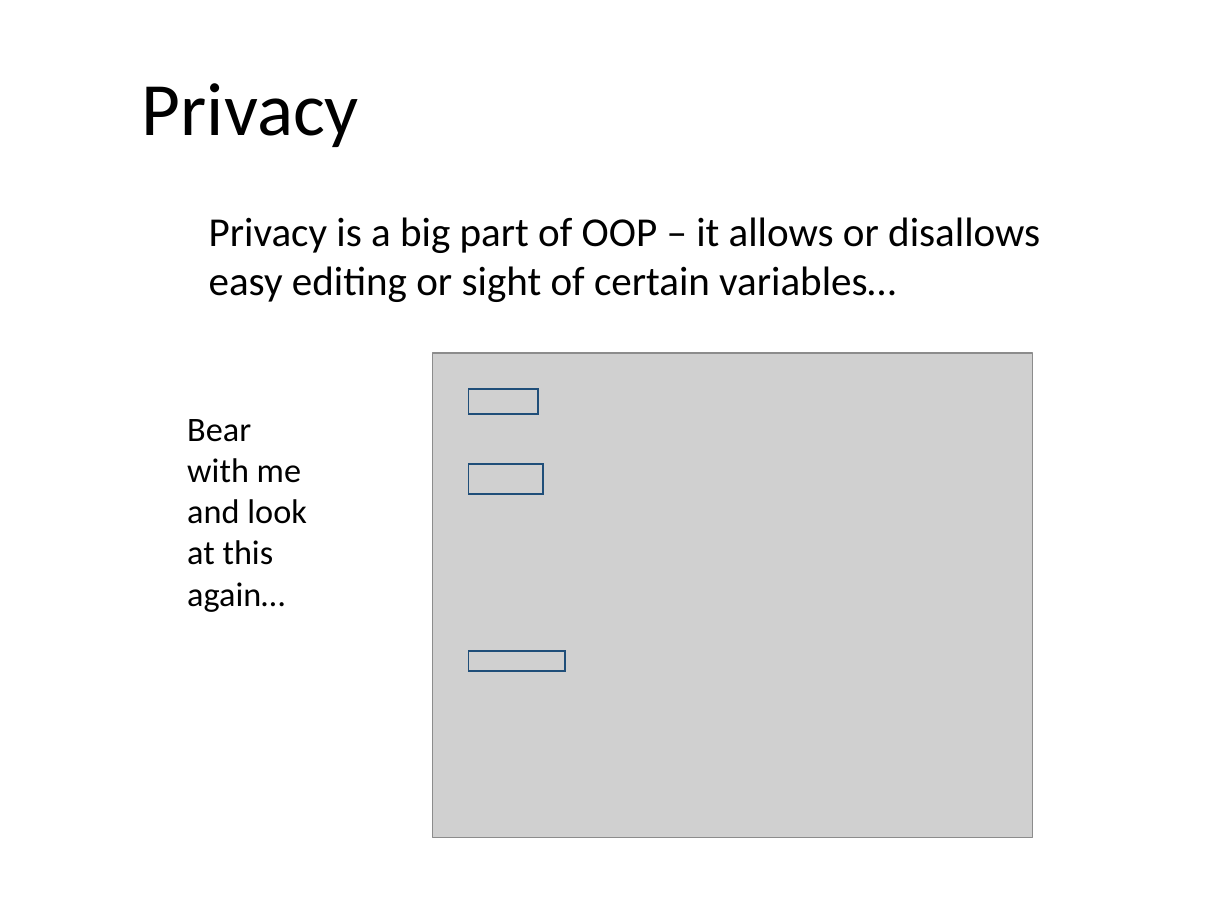
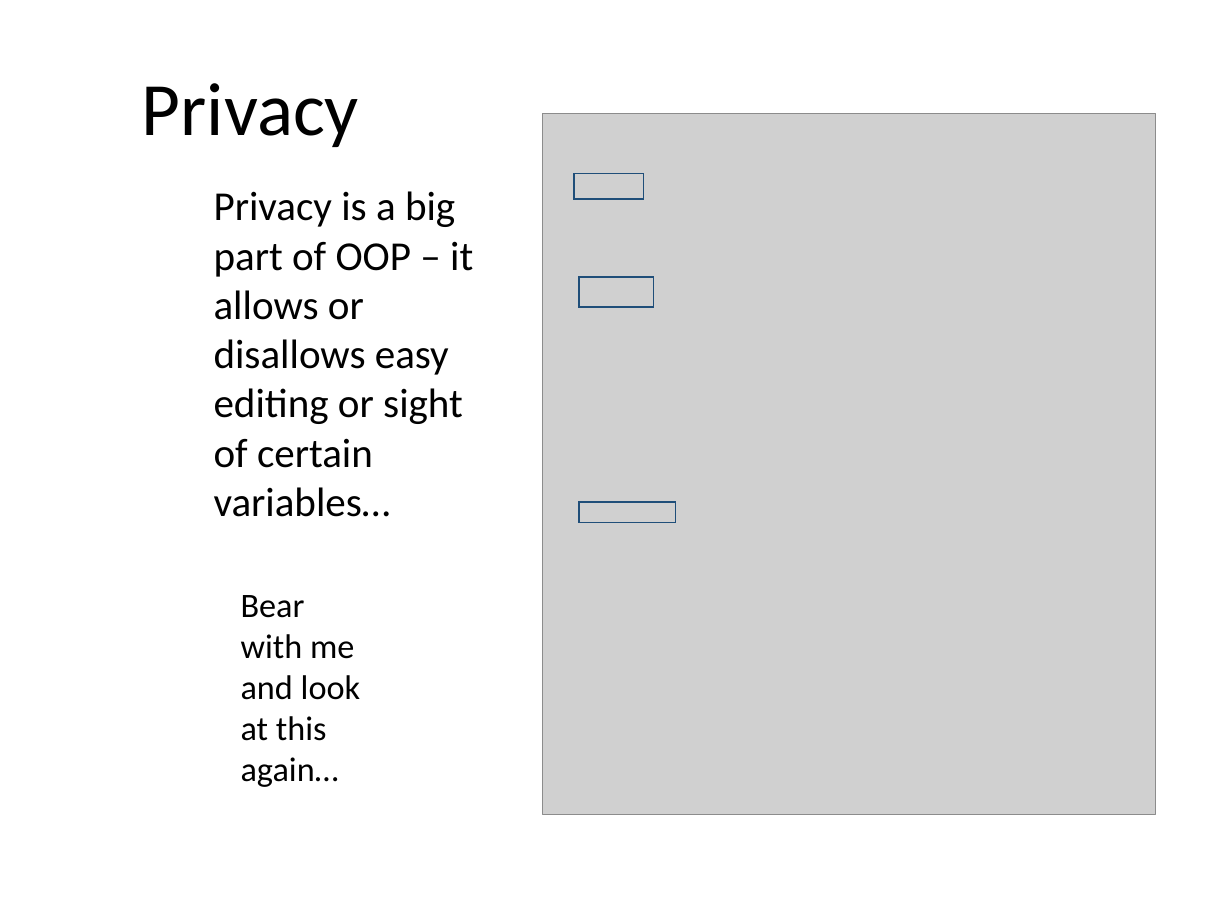
Before and after one commit to Chances-1/Swerve, a slide deck: slide 5 of Java_Class_23rd_Nov.pptx. Drawn at 1232x924 pixels with LibreOffice and Linux fonts; fonts in the diff are those of the drawing; grey boxes stand for pictures. Boxes give left, top, right and bottom in pixels: in the first picture for what was removed or moved away, otherwise in the second. Text is boxed around its words. In the diff, an @@ line names an element or a change of style, - is before the commit and + after.

```diff
--- a/Java_Class_23rd_Nov.pptx
+++ b/Java_Class_23rd_Nov.pptx
@@ picture added at box(543, 113, 1156, 814) @@
@@ text "Privacy is a big part ..." rewrapped from box(209, 217, 1040, 302) to box(214, 191, 473, 517) @@
@@ rectangle: place and size @@
-rectangle at box(468, 389, 537, 415)
+rectangle at box(574, 174, 643, 200)
@@ rectangle: place and size @@
-rectangle at box(468, 464, 542, 495)
+rectangle at box(579, 277, 653, 308)
@@ picture removed at box(432, 354, 1032, 838) @@
@@ rectangle: place and size @@
-rectangle at box(468, 650, 564, 671)
+rectangle at box(579, 503, 675, 524)
@@ text "Bear with me and look ...": place and size @@
-text "Bear with me and look ..." at box(187, 419, 307, 612)
+text "Bear with me and look ..." at box(241, 595, 361, 787)
```
Also in this commit, not shown: 1 other slide changed, 1 slide added.
